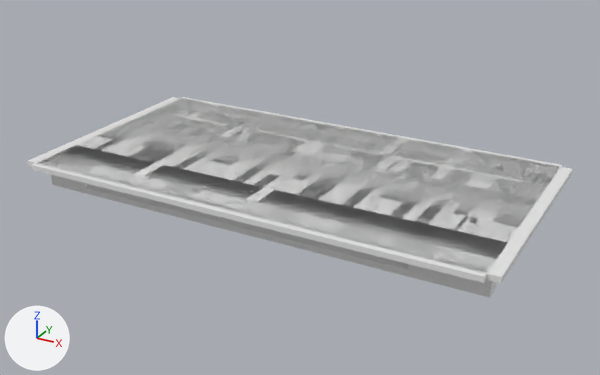
Renders of the OBJ model IFC/PSC/Darbhanga/Sup_Str/D_20_2L_OF_P/model.obj from each side of a commit.
One viewpoint serves both versions: a 50 mm camera at (26.1, -24.7, 13.5) aimed at (10.3, 4.1, -0.9). The axes (+X, +Y, +Z) are drawn at lower left. The lights are the same throughout. The older version comes first. Where no turn or scale is listed for an object, it has been applied to the vertices. Vertices at exactly the same position are counted once.

Objects in the first picture: 'model'.
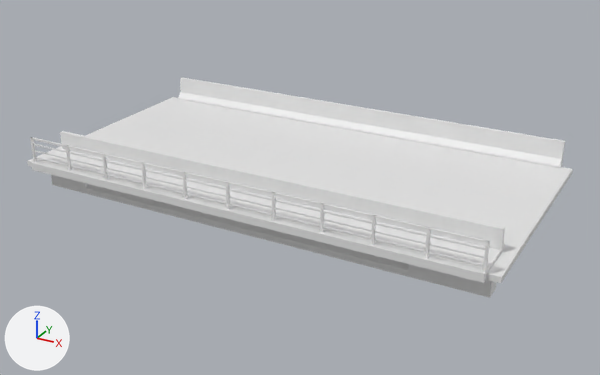
The edits, one by one:
me_model is used by ob_model.
me_model had 4086 vertices, 12212 faces and spanned x -0.5..20.5, y -1.1..9.9, z -1.3..0.0.
me_model now has 4240 vertices, 12448 faces and spans x -0.5..20.5, y -1.1..9.9, z -1.3..1.2.
me_model part 1: a new loose piece, a box spanning x 0.0..0.1, y -0.99..-0.89, z 0.1..1.2.
me_model part 2: a new loose piece, a box spanning x 1.99..2.09, y -0.988..-0.887, z 0.1..1.2.
me_model part 3: a new loose piece, a box spanning x 3.98..4.08, y -0.988..-0.887, z 0.1..1.2.
me_model part 4: a new loose piece, a box spanning x 5.97..6.07, y -0.99..-0.89, z 0.1..1.2.
me_model part 5: a new loose piece, a box spanning x 7.96..8.06, y -0.99..-0.89, z 0.1..1.2.
me_model part 6: a new loose piece, a box spanning x 9.95..10.05, y -0.99..-0.89, z 0.1..1.2.
me_model part 7: a new loose piece, a box spanning x 11.94..12.04, y -0.99..-0.89, z 0.1..1.2.
me_model part 8: a new loose piece, a box spanning x 13.93..14.03, y -0.988..-0.887, z 0.1..1.2.
me_model part 9: a new loose piece, a box spanning x 15.92..16.02, y -0.99..-0.89, z 0.1..1.2.
me_model part 10: a new loose piece, a box spanning x 17.91..18.01, y -0.99..-0.89, z 0.1..1.2.
me_model part 11: a new loose piece, a box spanning x 19.9..20.0, y -0.99..-0.89, z 0.1..1.2.
me_model part 12: a new loose piece, a box spanning x 0.0..20.0, y -0.977..-0.897, z 1.12..1.2.
me_model part 13: a new loose piece, a box spanning x 0.0..20.0, y -0.962..-0.913, z 0.275..0.325.
me_model part 14: a new loose piece, a box spanning x 0.0..20.0, y -0.962..-0.912, z 0.575..0.625.
me_model part 15: a new loose piece, a box spanning x 0.0..20.0, y -0.962..-0.912, z 0.875..0.925.
Part 16, on me_model:
17 vertices are added at x 0.0, y -1.1..9.9, z 0.0..1.1.
17 new vertices lie (20.0, 0.0, 0.0) away from vertices in x 0.0, y -1.1..9.9, z 0.0..1.1.
56 new faces join them.

What differs and where, as boxes [x1, y1, x2, y2] in the pictures (600 x 375 px):
'model', reshaped (10% taller): before [27, 97, 573, 298]; after [27, 77, 573, 298]
part 1 of me_model, added: after [30, 137, 37, 162]
part 2 of me_model, added: after [65, 145, 72, 170]
part 3 of me_model, added: after [102, 153, 108, 180]
part 4 of me_model, added: after [141, 162, 147, 189]
part 5 of me_model, added: after [182, 172, 188, 199]
part 6 of me_model, added: after [226, 182, 231, 209]
part 7 of me_model, added: after [272, 192, 276, 221]
part 8 of me_model, added: after [320, 203, 324, 232]
part 9 of me_model, added: after [371, 214, 376, 245]
part 10 of me_model, added: after [425, 227, 431, 258]
part 11 of me_model, added: after [483, 240, 490, 272]
part 12 of me_model, added: after [32, 137, 489, 243]
part 13 of me_model, added: after [35, 157, 484, 266]
part 14 of me_model, added: after [34, 150, 484, 258]
part 15 of me_model, added: after [33, 144, 485, 250]
part 16 of me_model, added: after [31, 77, 565, 277]
